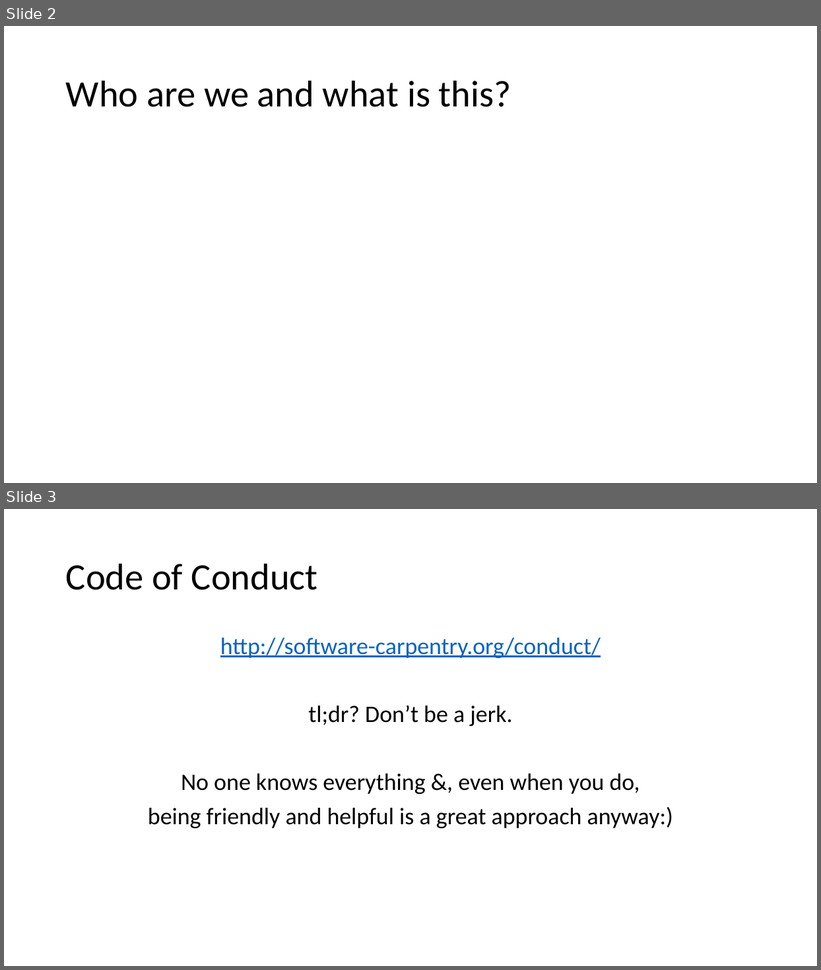
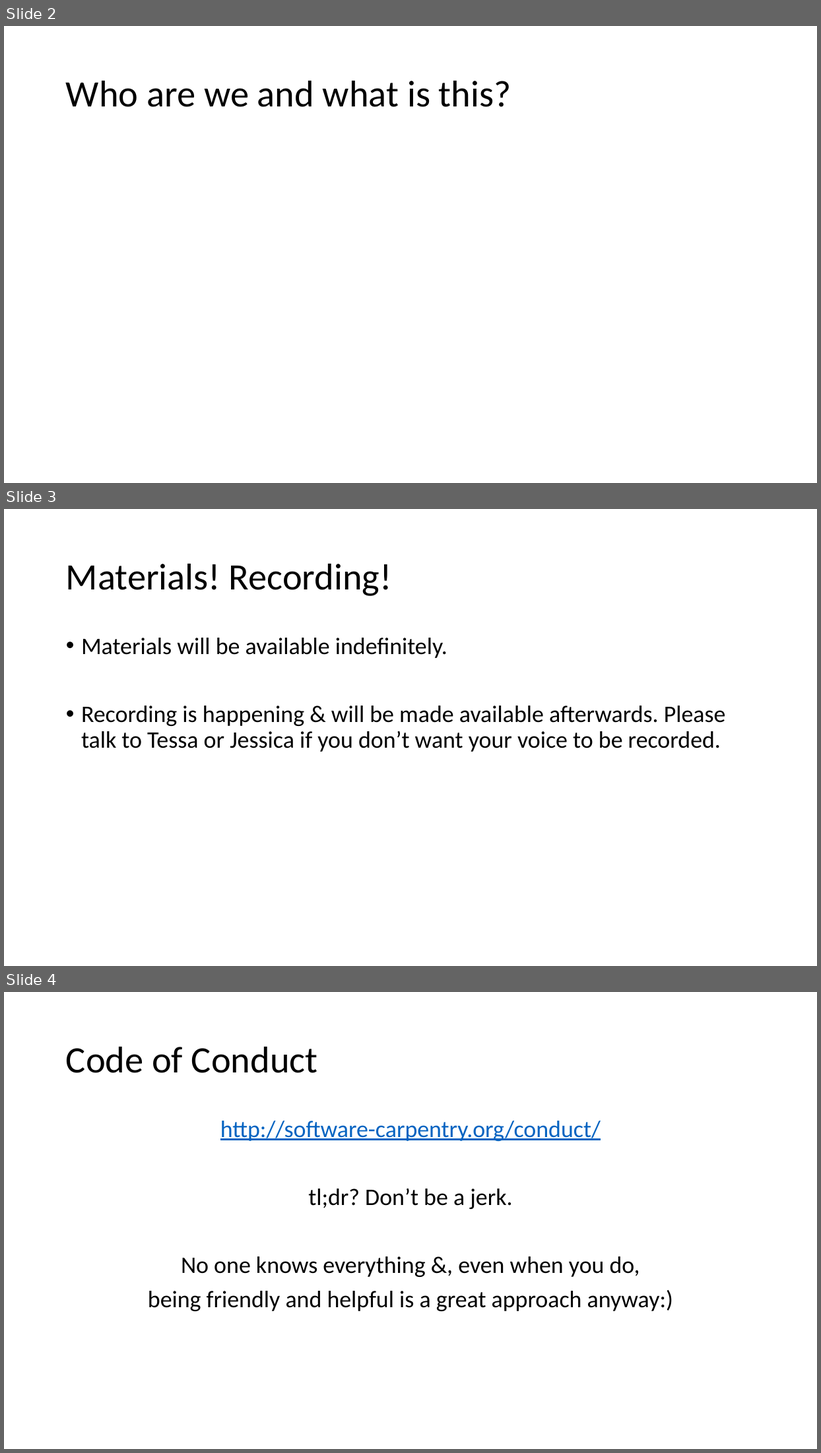
Before and after one commit to ngs-docs/2017-ucsc-metagenomics, a slide deck: welcome.pptx. Shown one above the other, each under a label of ours: slides 2 and 3 before the commit, slides 2, 3 and 4 after it. The pictures are 821x970 and 821x1453 pixels, drawn with LibreOffice and Linux fonts; fonts in the diff are those of the drawing. Boxes give left, top, right and bottom in pixels: in the first picture for what was removed or moved away, otherwise in the second. Text is boxed around its words. In the diff, an @@ line names an element or a change of style, - is before the commit and + after.

```diff
--- a/welcome.pptx
+++ b/welcome.pptx
@@ slide 3 added at [4, 509, 817, 966], background #FFFFFF @@
@@ title added at [66, 563, 392, 596], 44 pt, text #000000 @@
+Materials! Recording!
@@ text added at [81, 638, 726, 752], 28 pt, text #000000 @@
+• Materials will be available indefinitely.
+• Recording is happening & will be made available afterwards. Please talk to Tessa or Jessica if you don’t want your voice to be recorded.
@@ what was slide 3 is now slide 4 @@
```
Also in this commit, not shown: 1 other file.
